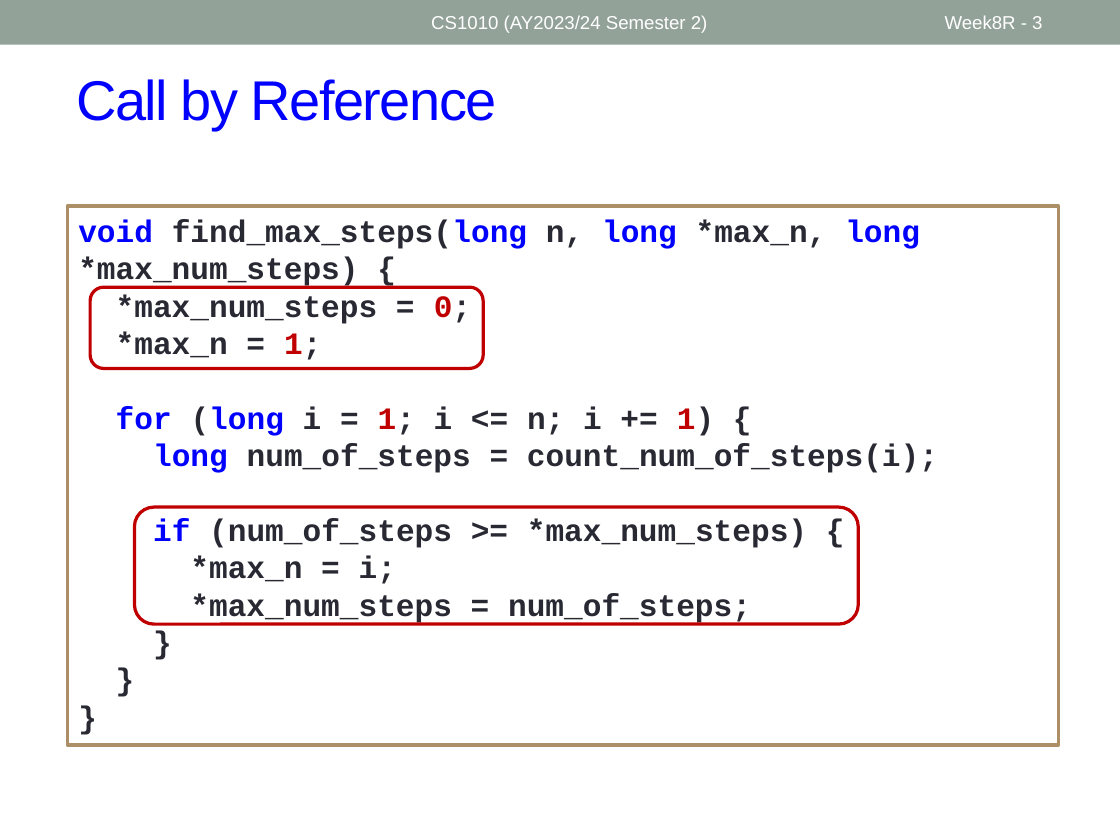
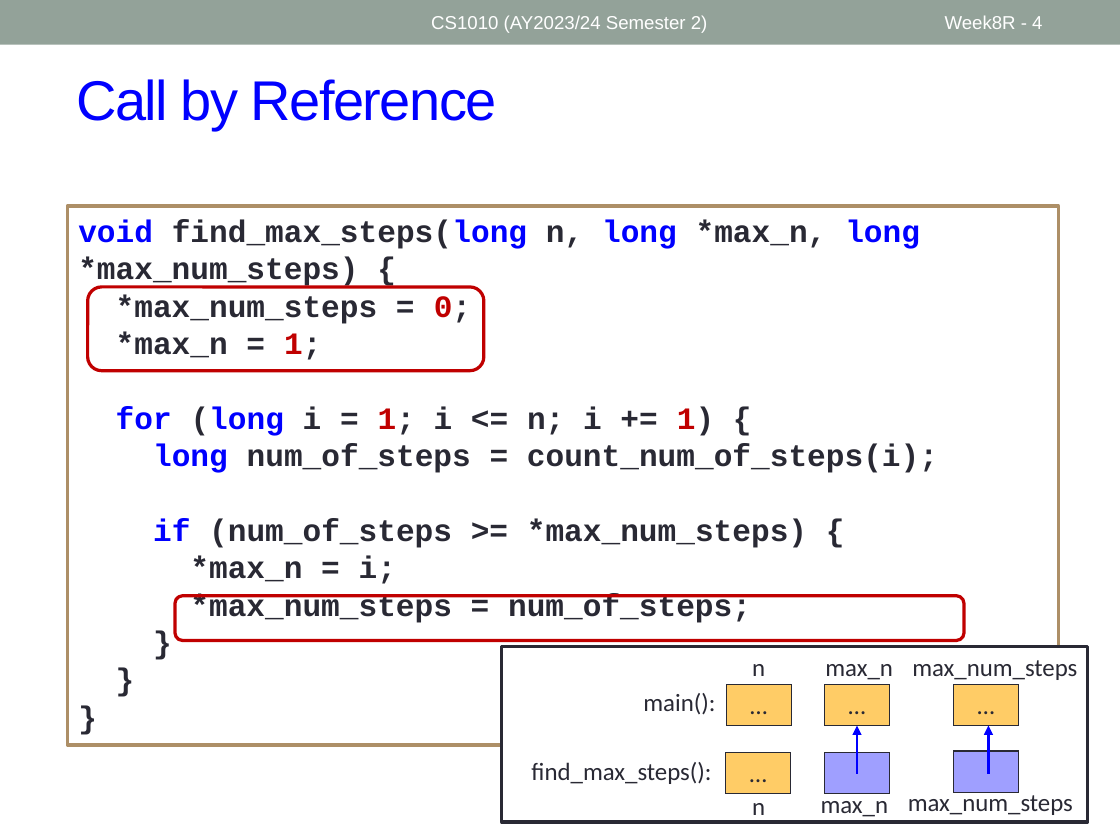
Before and after one commit to nus-cs1010-2425-s2/website, a slide deck: slide 4 of slides/Week8_Recap.pptx (slide 3 before the commit). Drawn at 1120x840 pixels with LibreOffice and Linux fonts; fonts in the diff are those of the drawing. Boxes give left, top, right and bottom in pixels: in the first picture for what was removed or moved away, otherwise in the second. Text is boxed around its words. In the diff, an @@ line names an element or a change of style, - is before the commit and + after.

```diff
--- a/slides/Week8_Recap.pptx
+++ b/slides/Week8_Recap.pptx
@@ page number at (945, 15, 1042, 29): text changed @@
-Week8R - 3
+Week8R - 4
@@ rounded rectangle: place and size @@
-rounded rectangle at (91, 287, 484, 368)
+rounded rectangle at (87, 287, 484, 371)
@@ rounded rectangle: place and size @@
-rounded rectangle at (134, 507, 858, 624)
+rounded rectangle at (175, 596, 963, 641)
@@ rectangle added at (502, 646, 1088, 822), fill #FFFFFF, outline #292934 2.08 pt @@
@@ rectangle added at (726, 684, 791, 726), fill #FFCC66, outline #292934 0.75 pt, 16 pt, text #292934 @@
+…
@@ text added at (752, 664, 765, 676), 16 pt, text #292934 @@
+n
@@ rectangle added at (824, 684, 889, 726), fill #FFCC66, outline #292934 0.75 pt, 16 pt, text #292934 @@
+…
@@ text added at (825, 664, 893, 680), 16 pt, text #292934 @@
+max_n
@@ text added at (912, 660, 1077, 680), 16 pt, text #292934 @@
+max_num_steps
@@ rectangle added at (953, 684, 1018, 726), fill #FFCC66, outline #292934 0.75 pt, 16 pt, text #292934 @@
+…
@@ text added at (643, 693, 715, 715), 16 pt, text #292934 @@
+main():
@@ arrow added from (857, 773) to (857, 726), #0000FF 1.5 pt @@
@@ arrow added from (989, 773) to (989, 726), #0000FF 1.5 pt @@
@@ text added at (531, 762, 711, 784), 16 pt, text #292934 @@
+find_max_steps():
@@ rectangle added at (726, 753, 791, 794), fill #FFCC66, outline #292934 0.75 pt, 16 pt, text #292934 @@
+…
@@ rectangle added at (824, 753, 889, 794), fill #9F9FFF, outline #292934 0.75 pt @@
@@ rectangle added at (954, 752, 1019, 793), fill #9F9FFF, outline #292934 0.75 pt @@
@@ text added at (752, 803, 765, 821), 16 pt, text #292934 @@
+n
@@ text added at (821, 792, 889, 817), 16 pt, text #292934 @@
+max_n
@@ text added at (908, 791, 1073, 815), 16 pt, text #292934 @@
+max_num_steps
```
Also in this commit, not shown: 3 other slides changed, 8 slides added, 6 slides removed, 4 other files.
